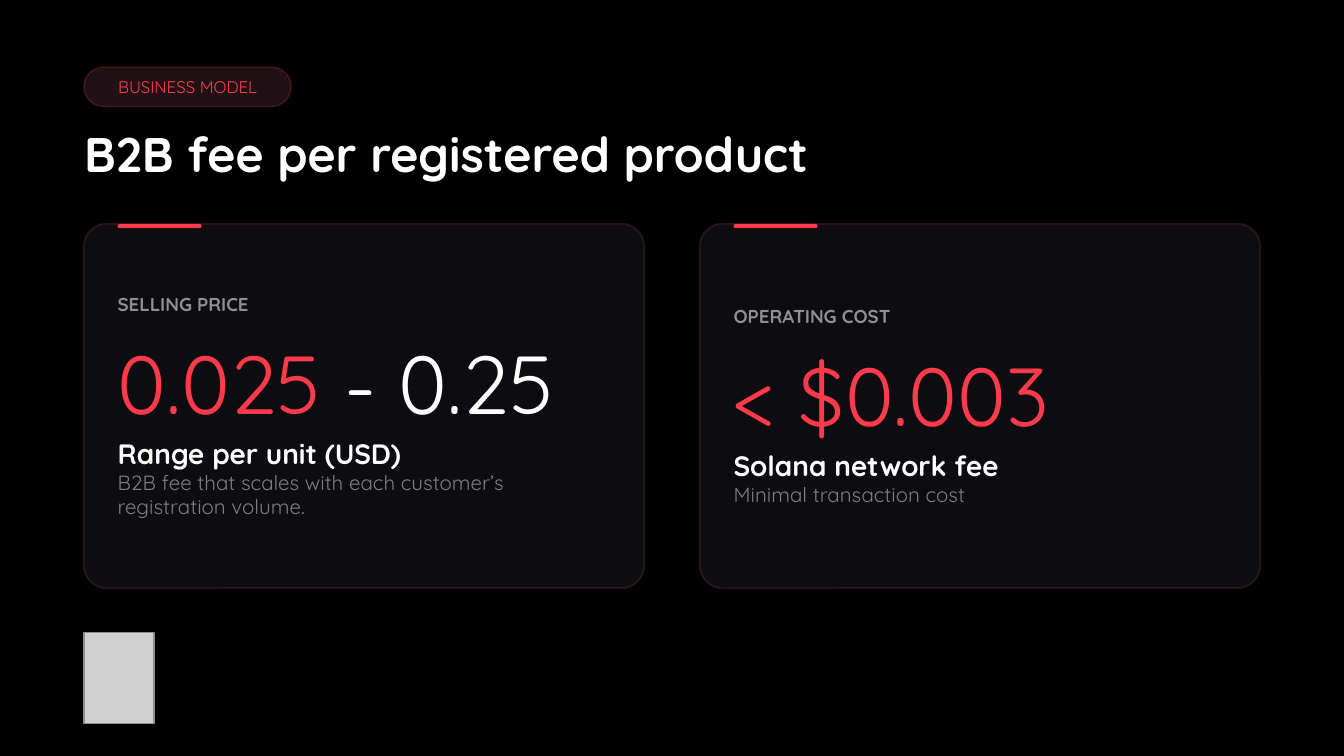
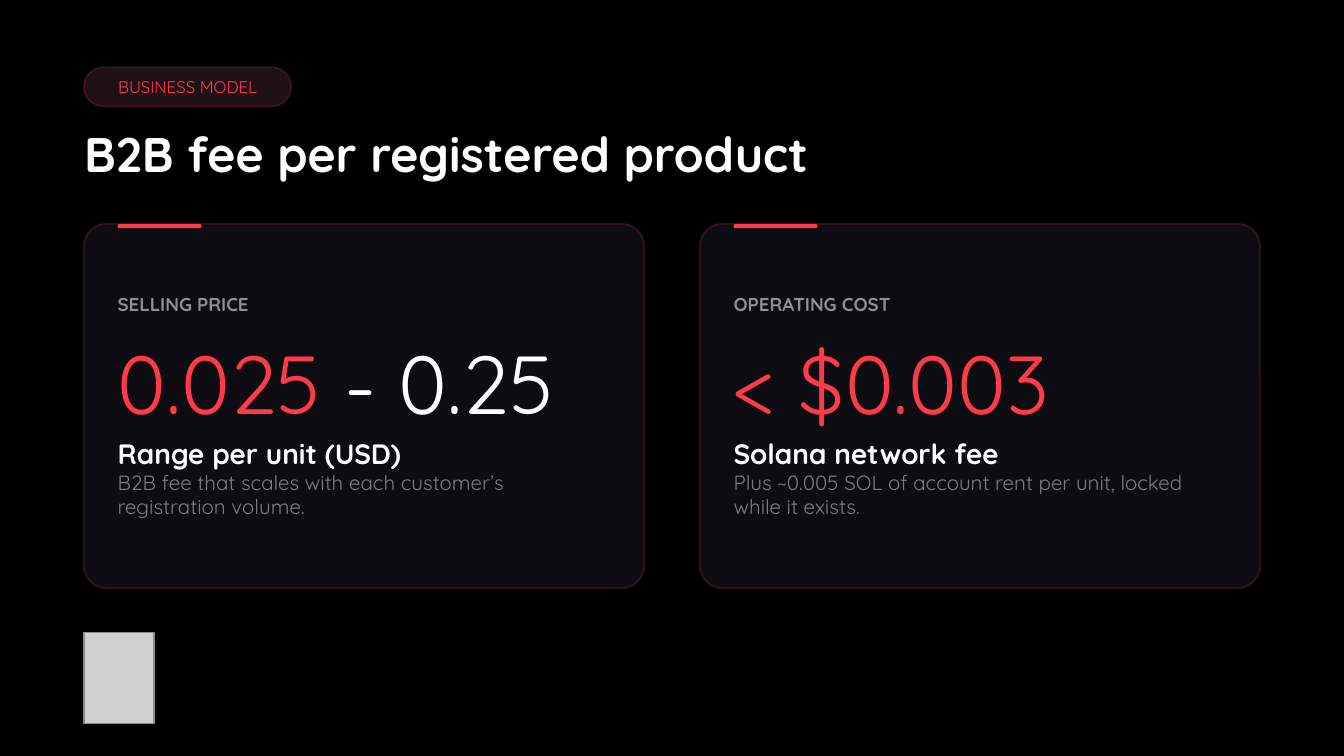
Before and after one commit to migux97/Veri-Fire, a slide deck: slide 7 of PITCH/VeriFire Pitch Deck (EN).pptx. Drawn at 1344x756 pixels with LibreOffice and Linux fonts; fonts in the diff are those of the drawing; grey boxes stand for pictures. Boxes give left, top, right and bottom in pixels: in the first picture for what was removed or moved away, otherwise in the second. Text is boxed around its words. In the diff, an @@ line names an element or a change of style, - is before the commit and + after.

```diff
--- a/PITCH/VeriFire Pitch Deck (EN).pptx
+++ b/PITCH/VeriFire Pitch Deck (EN).pptx
@@ text at (x1=734, y1=475, x2=1183, y2=514): text changed @@
-Minimal transaction cost
+Plus ~0.005 SOL of account rent per unit, locked while it exists.
```
Also in this commit, not shown: 1 other slide changed, 3 other files.
